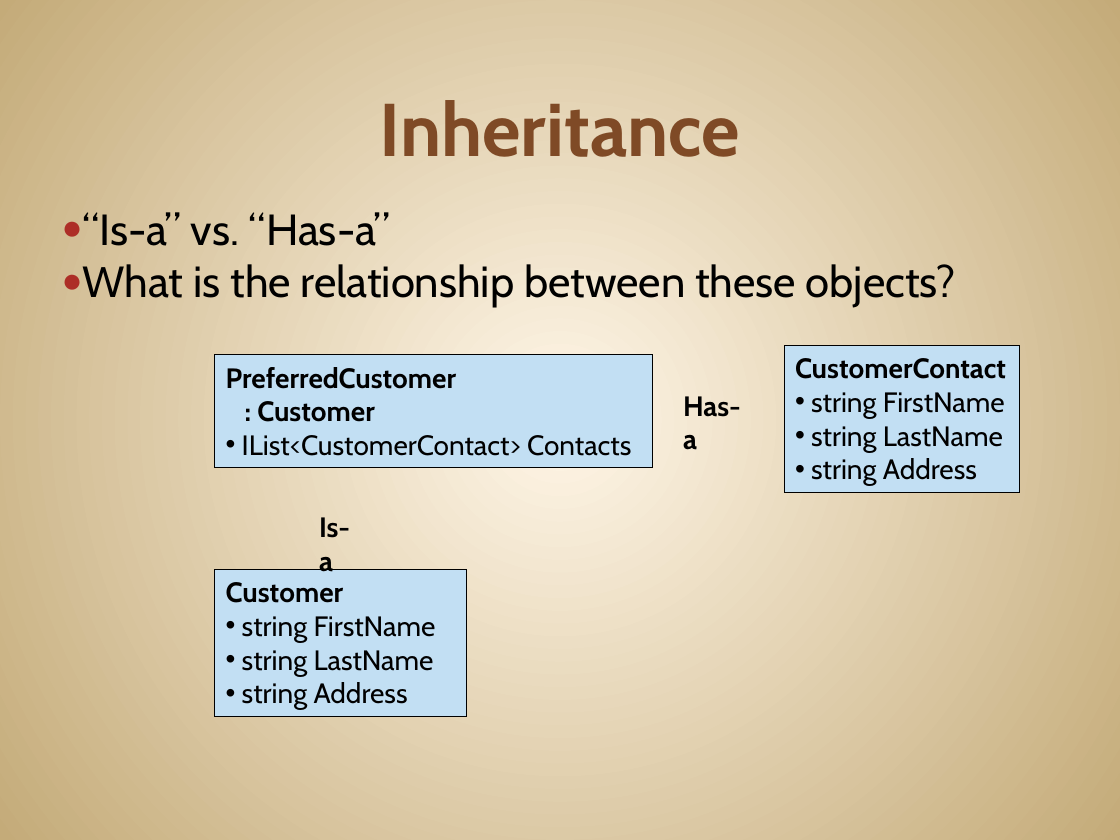
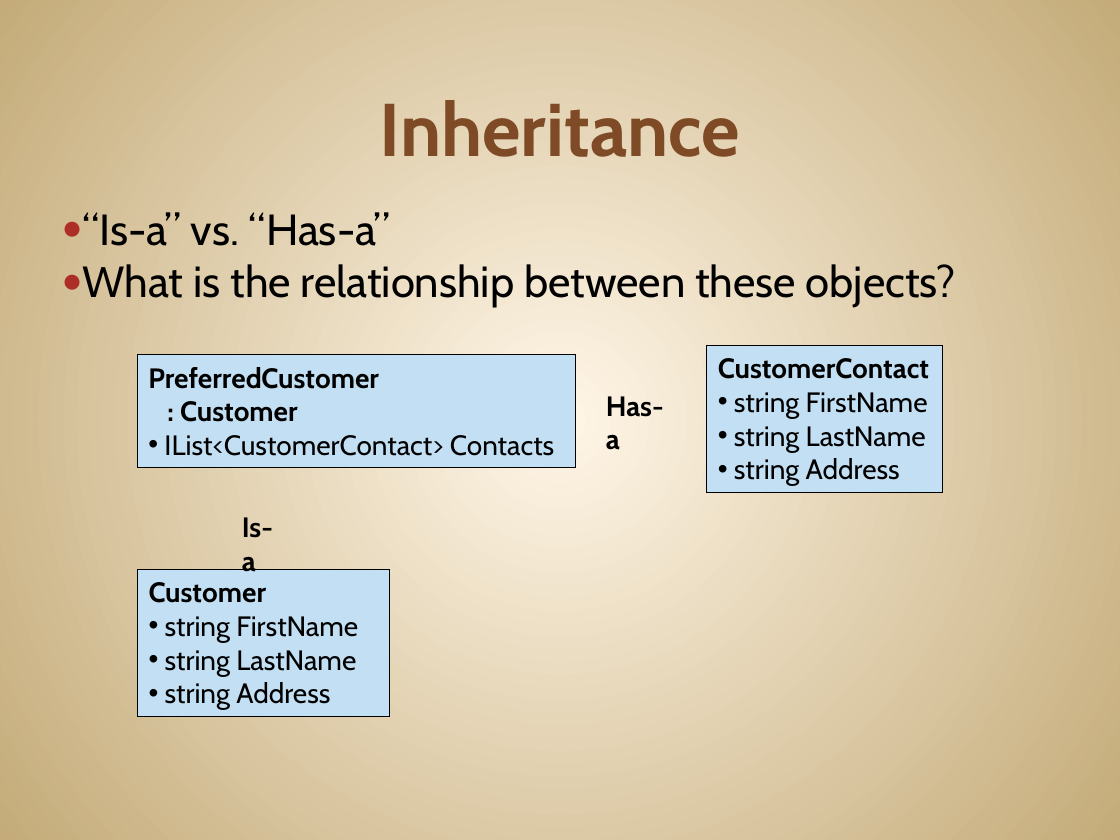
Before and after one commit to JonKruger/oop-solid-sample, a slide deck: slide 32 of slides/OOP-SOLID-CodeMash.pptx. Drawn at 1120x840 pixels with LibreOffice and Linux fonts; fonts in the diff are those of the drawing. Boxes give left, top, right and bottom in pixels: in the first picture for what was removed or moved away, otherwise in the second. Text is boxed around its words. In the diff, an @@ line names an element or a change of style, - is before the commit and + after.

```diff
--- a/slides/OOP-SOLID-CodeMash.pptx
+++ b/slides/OOP-SOLID-CodeMash.pptx
@@ 3 rectangles, 2 texts: place and size @@
-3 rectangles, 2 texts at (215, 345, 1020, 716)
+3 rectangles, 2 texts at (138, 345, 943, 716)
```
Also in this commit, not shown: 5 slides added.
